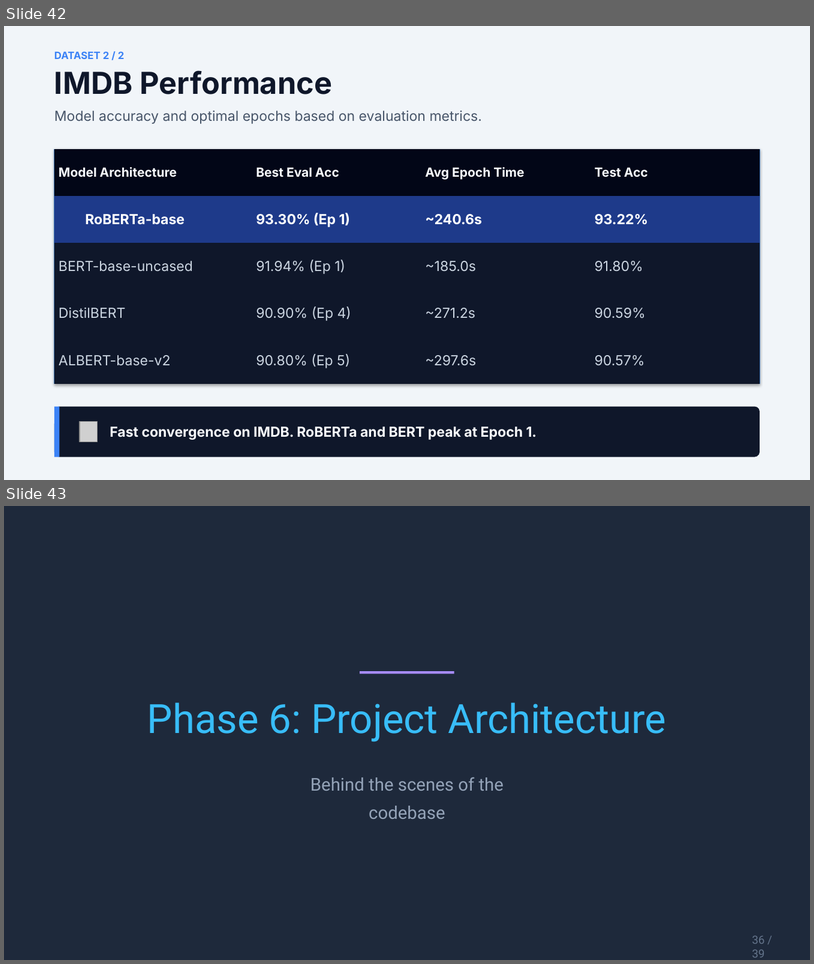
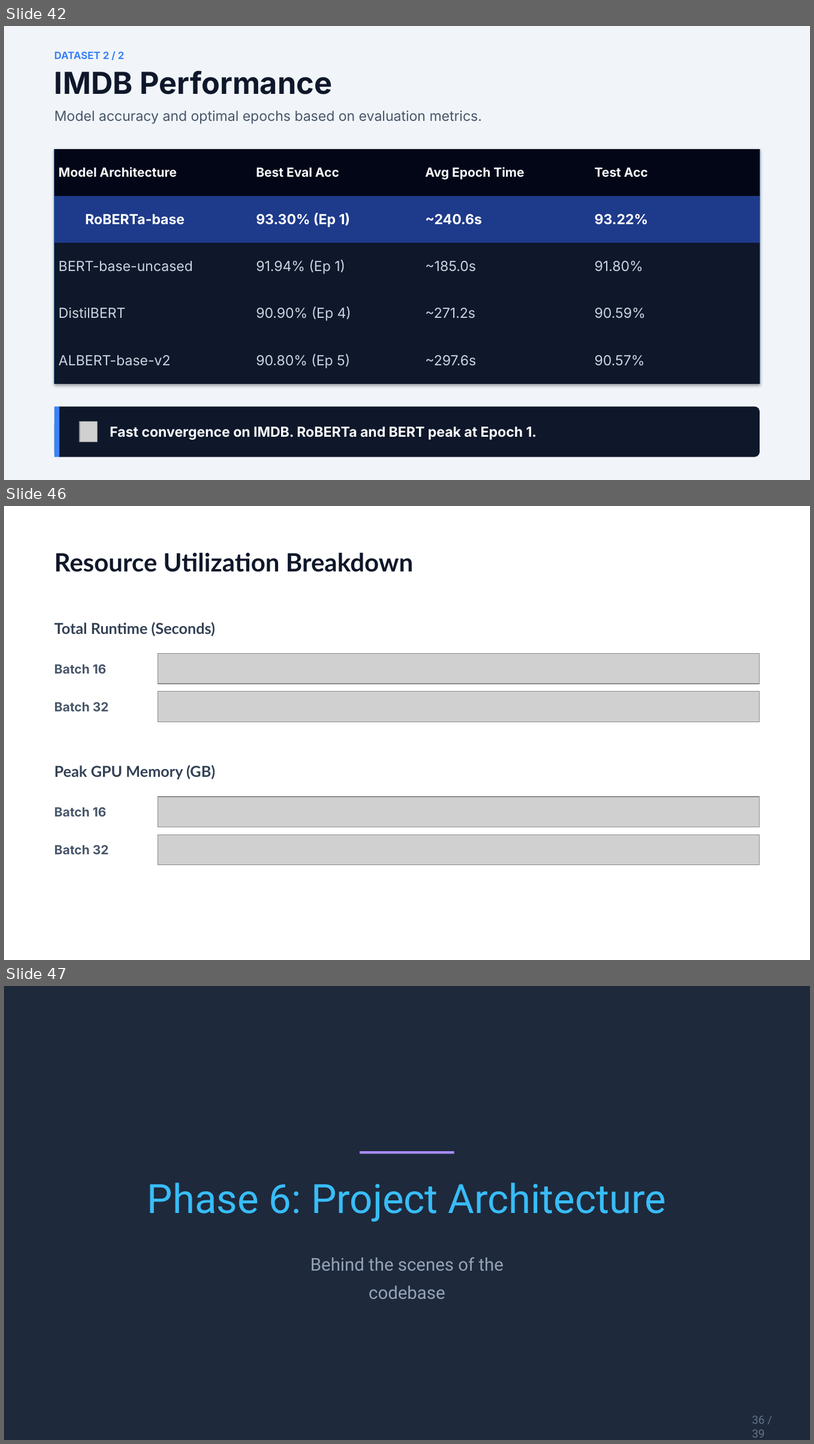
Before and after one commit to or358/wizman_project_Review-Classifier, a slide deck: presentetion.pptx. Shown one above the other, each under a label of ours: slides 42 and 43 before the commit, slides 42, 46 and 47 after it; the slides between them are not shown. The pictures are 814x964 and 814x1444 pixels, drawn with LibreOffice and Linux fonts; fonts in the diff are those of the drawing; grey boxes stand for pictures. Boxes give left, top, right and bottom in pixels: in the first picture for what was removed or moved away, otherwise in the second. Text is boxed around its words. In the diff, an @@ line names an element or a change of style, - is before the commit and + after.

```diff
--- a/presentetion.pptx
+++ b/presentetion.pptx
@@ slide 46 added at (4,506,810,960), background #FFFFFF @@
@@ text added at (54,552,413,572), 30 pt, text #0F172A, bold @@
+Resource Utilization Breakdown
@@ text added at (54,622,215,636), 18 pt, text #334155, bold @@
+Total Runtime (Seconds)
@@ text added at (54,664,107,673), 15 pt, text #475569, bold @@
+Batch 16
@@ picture added at (158,654,760,684) @@
@@ text added at (54,702,109,711), 15 pt, text #475569, bold @@
+Batch 32
@@ picture added at (158,691,760,721) @@
@@ text added at (54,765,215,780), 18 pt, text #334155, bold @@
+Peak GPU Memory (GB)
@@ text added at (54,807,107,816), 15 pt, text #475569, bold @@
+Batch 16
@@ picture added at (158,796,760,826) @@
@@ text added at (54,844,109,854), 15 pt, text #475569, bold @@
+Batch 32
@@ picture added at (158,834,760,865) @@
@@ what was slide 43 is now slide 47 @@
```
Also in this commit, not shown: 3 other slides added, 2 other files.
